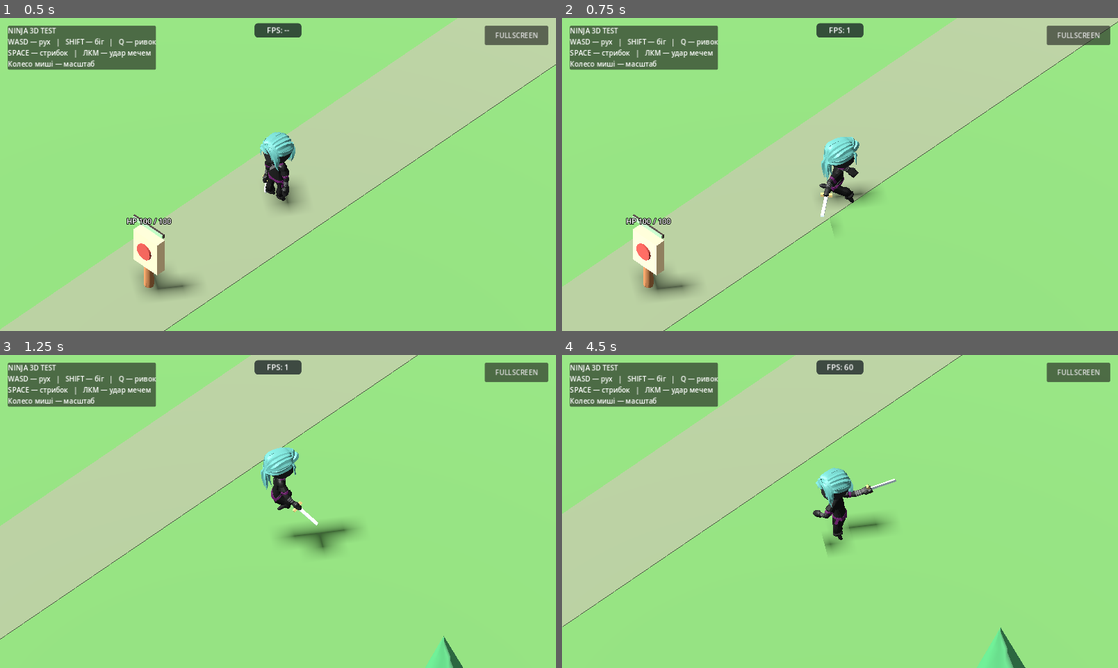
Above: before the commit, frames 1-4 (two rows, left to right).
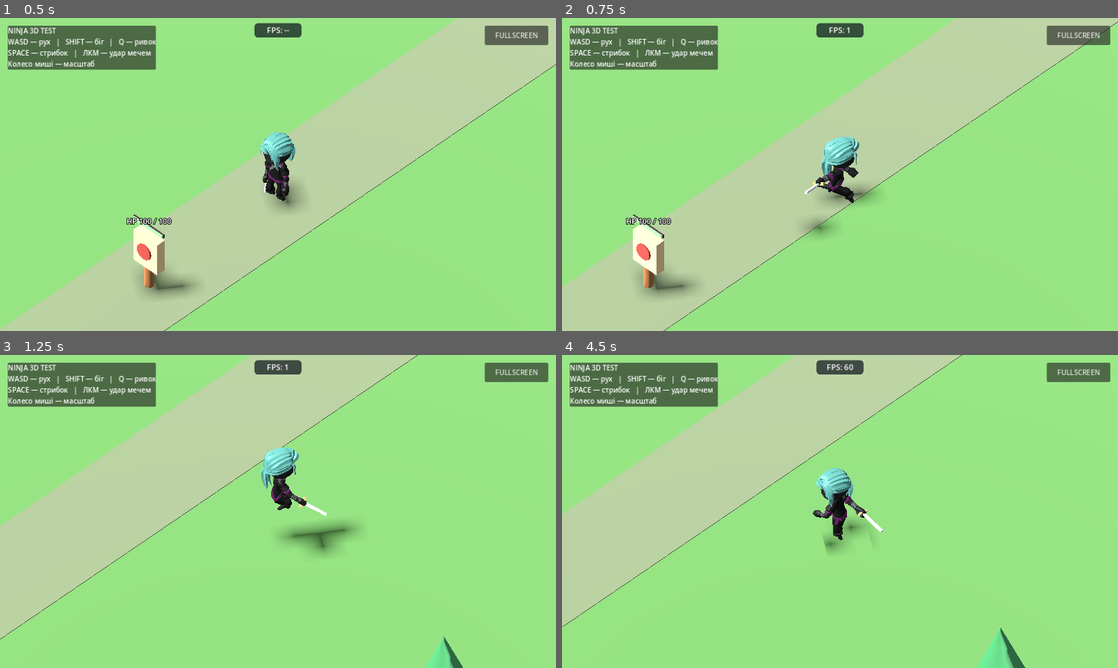
Above: after the commit, the same moments.

Repository: levian47/riskfate-3d-pro
Game: Godot game, scene res://main.tscn
Same seed, same stepped clock (60 frames per second), same inputs: the game is played once before the commit and once after it.
Inputs (mouse positions are in pixels of both pictures, inside the frame that each line leads up to):
- Up to frame 1 (0.5 s): no input
- Up to frame 2 (0.75 s): tap Enter at 0.5 s; move the mouse to (962, 158) at 0.52 s; hold D from 0.53 s (still down); hold Shift from 0.53 s (still down); click (962, 158) at 0.67 s
- Up to frame 3 (1.25 s): keep holding D; keep holding Shift; tap Space at 0.77 s
- Up to frame 4 (4.5 s): release D at 1.25 s; release Shift at 1.25 s; drag from (728, 527) to (812, 574) at 1.27 s; move the mouse to (895, 442) at 2.02 s; hold D 2.03-2.75 s; hold Shift 2.03-2.75 s; drag from (812, 574) to (673, 464) at 2.77 s; move the mouse to (1006, 558) at 3.52 s; hold A 3.53-4.25 s; hold Shift 3.53-4.25 s; tap Space at 3.77 s; drag from (673, 464) to (756, 433) at 4.27 s

Frame 1 is identical in both runs. In frame 2, 0.4% of the frame differs, in the area x 43-51%, y 46-70%; in frame 3, 0.2%; in frame 4, 0.5%, in the area x 50-61%, y 39-57%.

Commit message:
feat: increase sword slash arm swing 1.5x after playtest

Diff:
--- a/main.gd
+++ b/main.gd
@@ -19,9 +19,10 @@
 const WORLD_SCRIPT := preload("res://world/environment.gd")
 # The attack runs on the upper body while the legs retain their movement animation.
 const ATTACK_SPEED := 1.65
-# Approximate visual swing target: ~130 degrees instead of the reported ~90.
-# Scales the right upper-arm excursion, NOT combat damage or timing.
-const ATTACK_SWING_AMPLITUDE := 130.0 / 90.0
+# Trial: extend the previous wide slash by another 50% (visual, not blade angle).
+# This affects the right arm only; attack timing, damage and controls stay intact.
+const PREVIOUS_ATTACK_SWING_AMPLITUDE := 130.0 / 90.0
+const ATTACK_SWING_AMPLITUDE := PREVIOUS_ATTACK_SWING_AMPLITUDE * 1.5
 # Prototype combat parameters. Not approved balance values.
 const TRAINING_HIT_DAMAGE := 25
 const TRAINING_HIT_REACH := 3.1
--- a/tests/gameplay_smoke.gd
+++ b/tests/gameplay_smoke.gd
@@ -85,7 +85,7 @@
 	for key in range(wide_clip.track_get_key_count(arm_wide)):
 		var q: Quaternion = wide_clip.track_get_key_value(arm_wide, key)
 		wide_max = maxf(wide_max, wide_base.angle_to(q))
-	if not _require(source_max > 0.05 and wide_max > source_max * 1.25, "Right-arm swing must increase visibly"):
+	if not _require(source_max > 0.05 and wide_max > source_max * 1.9, "Right-arm swing must exceed the previous wide swing"):
 		return
 	var attack_node := blend.get_node("SwordSlash") as AnimationNodeAnimation
 	if not _require(attack_node != null and String(attack_node.animation) == "combat/WideSwordSlash", "Attack blend node must play wider clip"):
Not shown, changed: ROADMAP.md
